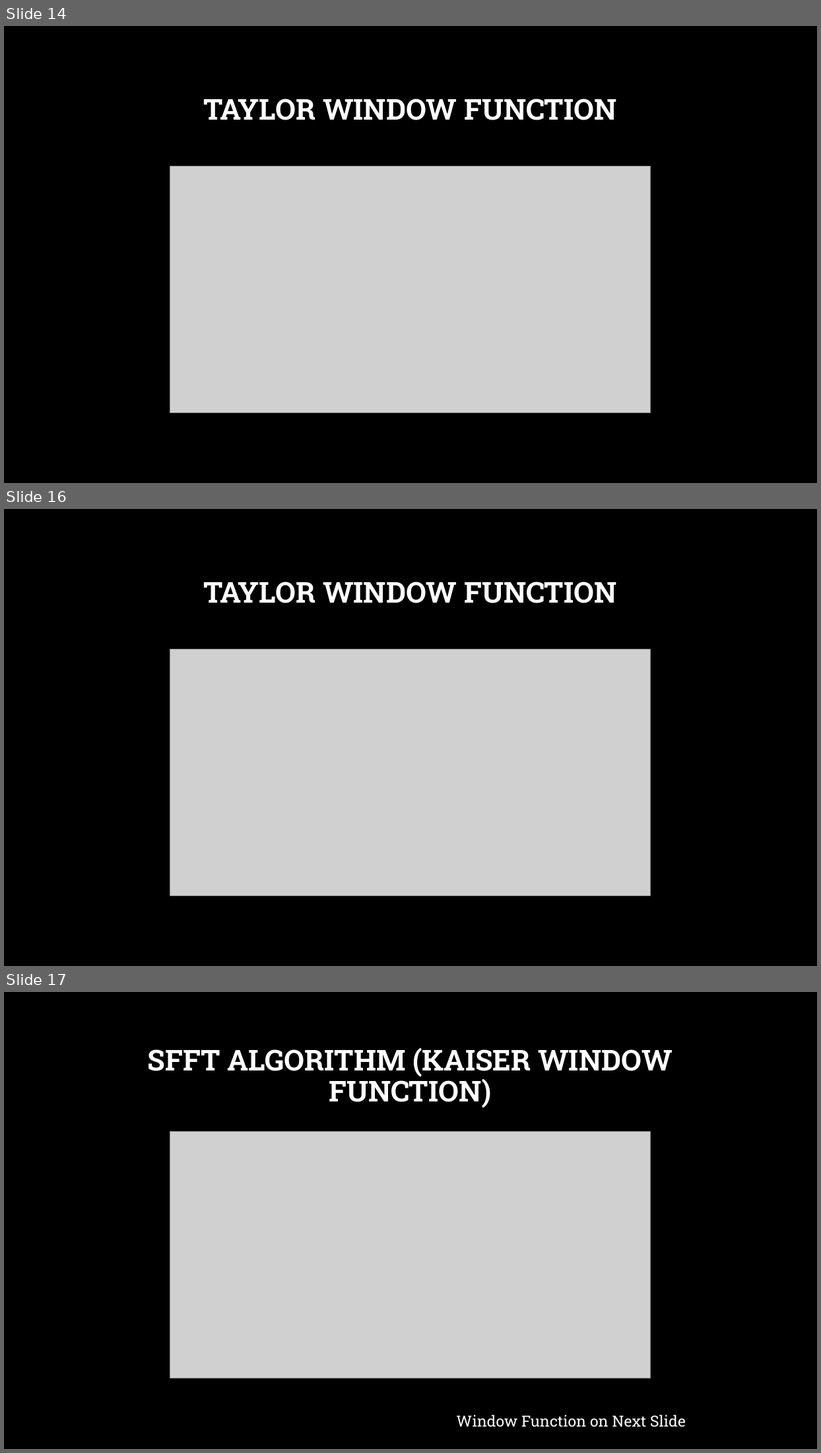
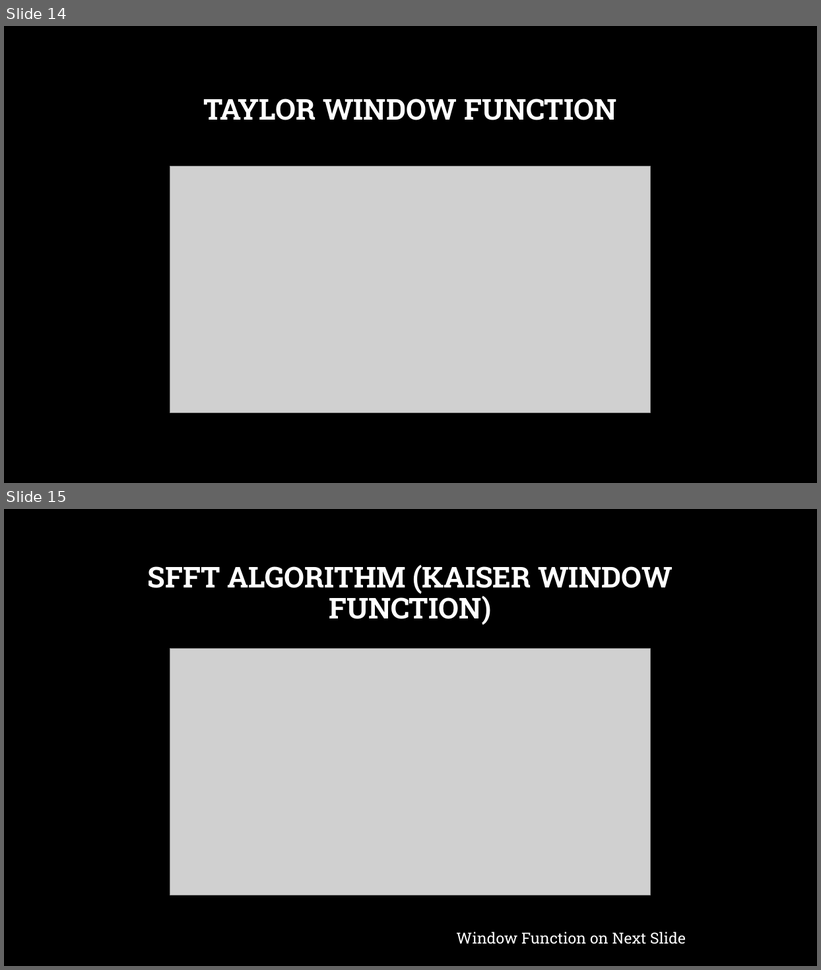
Before and after one commit to crusader2000/sfft, a slide deck: norway radio wave data/3_October.pptx. Shown one above the other, each under a label of ours: slides 14, 16 and 17 before the commit, slides 14 and 15 after it; the slides between them are not shown. The pictures are 821x1453 and 821x970 pixels, drawn with LibreOffice and Linux fonts; fonts in the diff are those of the drawing; grey boxes stand for pictures; background and template pictures are left out. Boxes give left, top, right and bottom in pixels: in the first picture for what was removed or moved away, otherwise in the second. Text is boxed around its words. In the diff, an @@ line names an element or a change of style, - is before the commit and + after.

```diff
--- a/norway radio wave data/3_October.pptx
+++ b/norway radio wave data/3_October.pptx
@@ slide 16 removed at [4, 509, 817, 966], background picture (left out) @@
@@ title removed at [203, 582, 616, 603] @@
-TAYLOR WINDOW FUNCTION
@@ picture removed at [170, 650, 651, 896] @@
@@ what was slide 17 is now slide 15 @@
```
Also in this commit, not shown: 1 slide changed, 1 other slide removed, 6 other files.
